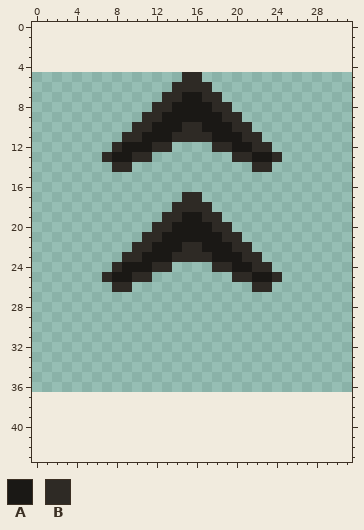
Pixel-art sprite: res/images/upgrades_button.png. The picture above was drawn from the file before the commit.
The file is 32x32 pixels. The old version is drawn lined up with the new one, on the new canvas.
Palette (. is transparent): A #1a1815  B #2e2a25
Pixels before, first column x 7:
 5 ........BB........
 6 .......BBBB.......
 7 ......BBAABB......
 8 .....BBAAAABB.....
 9 ....BBAAAAAABB....
10 ...BBAAABBAAABB...
11 ..BBAAABBBBAAABB..
12 .BAAABB....BBAABB.
13 BAABB........BBAAB
14 .BB............BB.
15 ..................
16 ..................
17 ........BB........
18 .......BBBB.......
19 ......BBAABB......
20 .....BBAAAABB.....
21 ....BBAAAAAABB....
22 ...BBAAABBAAABB...
23 ..BBAAABBBBAAABB..
24 .BAAABB....BBAABB.
25 BAABB........BBAAB
26 .BB............BB.
The same view after the edit:
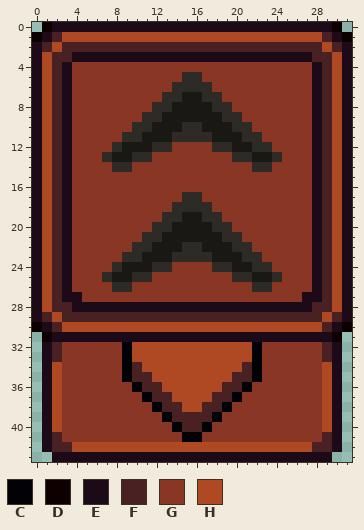
Colours new in this view: C #020206  D #0e0000  E #1c0a18  F #4a2123  G #8a3625  H #ae4924
Changes in this commit:
canvas 32x32 -> 32x44, the old top-left corner now at 0,5
Changed rows in their new state; - is an unchanged pixel.
first column x 0:
 0 -DEEEEEEEEEEEEEEEEEEEEEEEEEEEED-
 1 DEFHHHHHHHHHHHHHHHHHHHHHHHHHHFED
 2 EFHFFFFFFFFFFFFFFFFFFFFFFFFFFHFE
 3 EHFFEEEEEEEEEEEEEEEEEEEEEEEEFFHE
 4 EHFEGGGGGGGGGGGGGGGGGGGGGGGGEFHE
 5 EHFEGGGGGGGGGGG--GGGGGGGGGGGEFHE
 6 EHFEGGGGGGGGGG----GGGGGGGGGGEFHE
 7 EHFEGGGGGGGGG------GGGGGGGGGEFHE
 8 EHFEGGGGGGGG--------GGGGGGGGEFHE
 9 EHFEGGGGGGG----------GGGGGGGEFHE
10 EHFEGGGGGG------------GGGGGGEFHE
11 EHFEGGGGG--------------GGGGGEFHE
12 EHFEGGGG------GGGG------GGGGEFHE
13 EHFEGGG-----GGGGGGGG-----GGGEFHE
14 EHFEGGGG--GGGGGGGGGGGG--GGGGEFHE
15 EHFEGGGGGGGGGGGGGGGGGGGGGGGGEFHE
16 EHFEGGGGGGGGGGGGGGGGGGGGGGGGEFHE
17 EHFEGGGGGGGGGGG--GGGGGGGGGGGEFHE
18 EHFEGGGGGGGGGG----GGGGGGGGGGEFHE
19 EHFEGGGGGGGGG------GGGGGGGGGEFHE
20 EHFEGGGGGGGG--------GGGGGGGGEFHE
21 EHFEGGGGGGG----------GGGGGGGEFHE
22 EHFEGGGGGG------------GGGGGGEFHE
23 EHFEGGGGG--------------GGGGGEFHE
24 EHFEGGGG------GGGG------GGGGEFHE
25 EHFEGGG-----GGGGGGGG-----GGGEFHE
26 EHFEGGGG--GGGGGGGGGGGG--GGGGEFHE
27 EHFEEGGGGGGGGGGGGGGGGGGGGGGEEFHE
28 EHFFEEEEEEEEEEEEEEEEEEEEEEEEFFHE
29 EFHFFFFFFFFFFFFFFFFFFFFFFFFFFHFE
30 DEFHHHHHHHHHHHHHHHHHHHHHHHHHHFED
31 -DEEEEEEEEEEEEEEEEEEEEEEEEEEEED-
32 -EFGGGGGGCHHHHHHHHHHHHCGGGGGGFE-
33 -EFGGGGGGCHHHHHHHHHHHHCGGGGGGFE-
34 -EHGGGGGGCFHHHHHHHHHHFCGGGGGGHE-
35 -EHGGGGGGCFFHHHHHHHHFFCGGGGGGHE-
36 -EHGGGGGGGCFFHHHHHHFFCGGGGGGGHE-
37 -EHGGGGGGGGCFFHHHHFFCGGGGGGGGHE-
38 -EHGGGGGGGGGCFFHHFFCGGGGGGGGGHE-
39 -EHGGGGGGGGGGCFFFFCGGGGGGGGGGHE-
40 -EHGGGGGGGGGGGCFFCGGGGGGGGGGGHE-
41 -EFGGGGGGGGGGGGCCGGGGGGGGGGGGFE-
42 -EFFHHHHHHHHHHHHHHHHHHHHHHHHFFE-
43 --EEEEEEEEEEEEEEEEEEEEEEEEEEEE--
Where, in picture pixels (left, top, right, bottom), the same in both pictures:
added: (32, 22, 352, 462)
